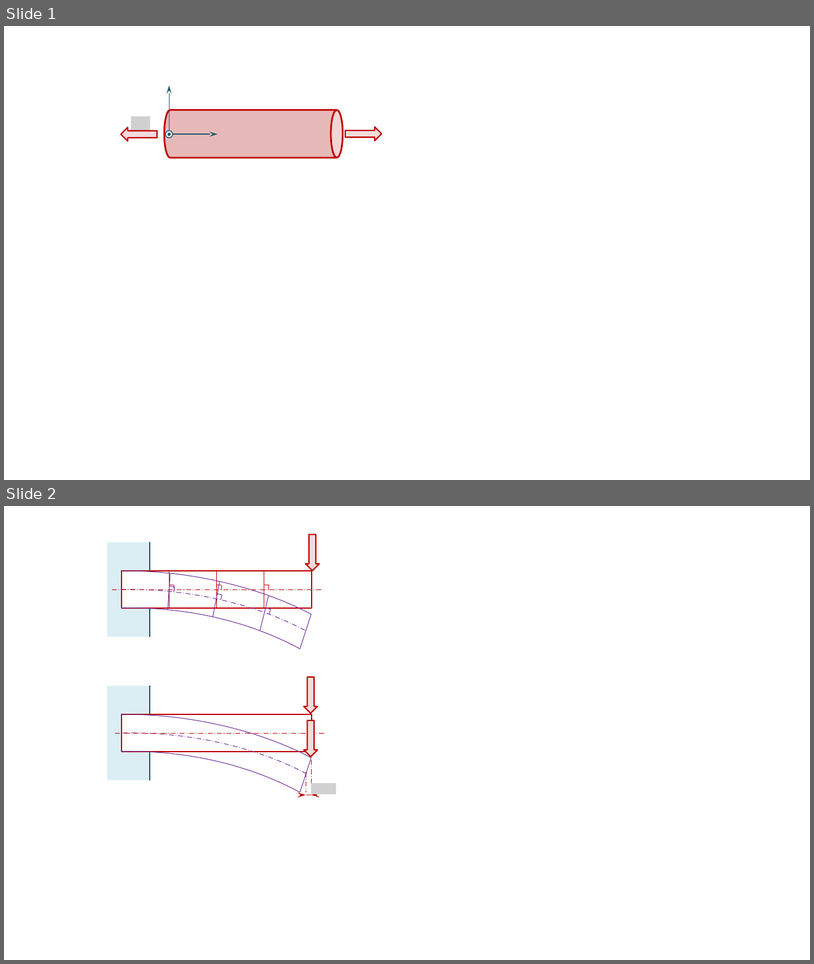
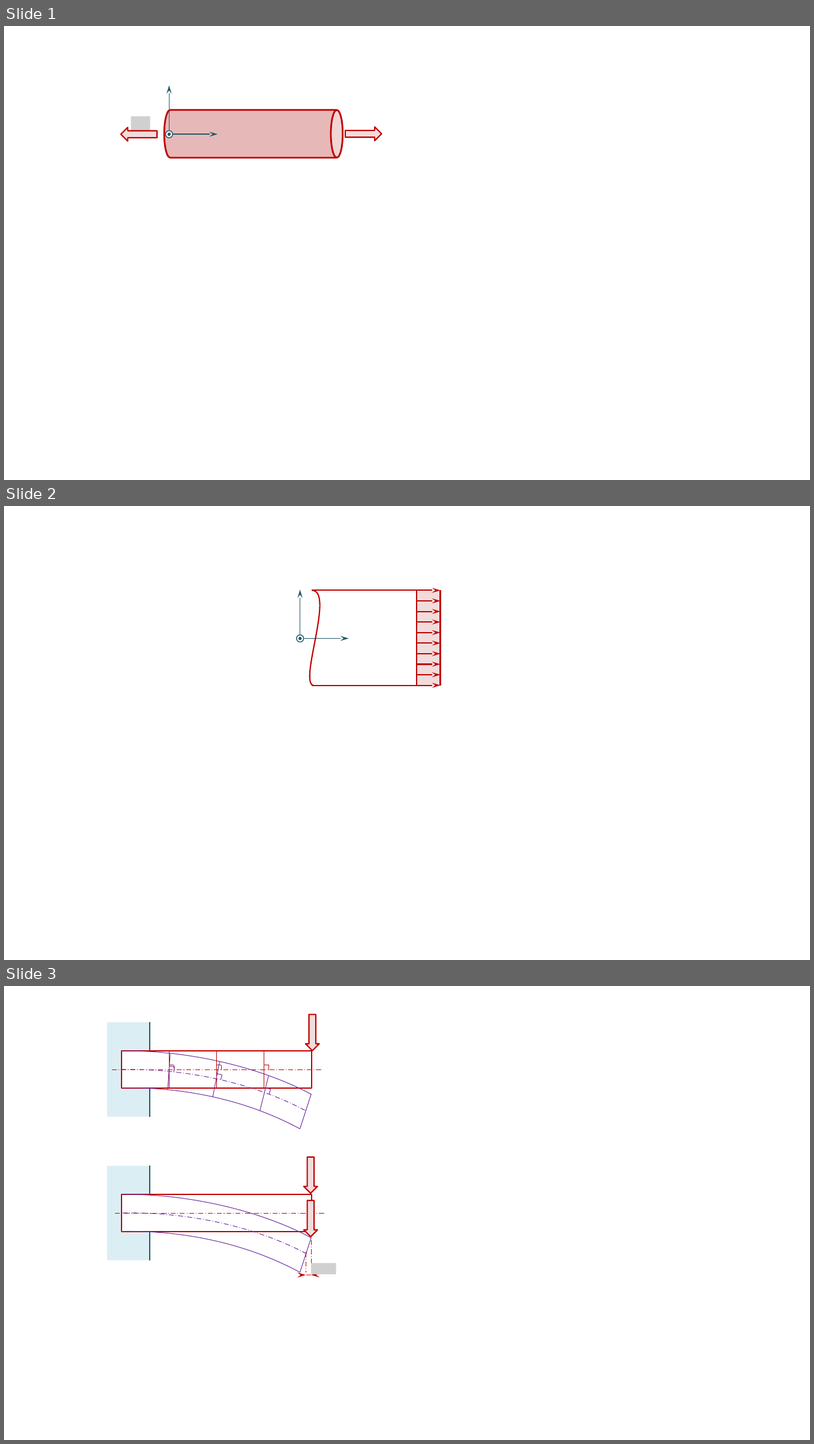
Before and after one commit to xpessoles/08_Etude_Deformation_Produits_Analyser_Modeliser_Resoudre, a slide deck: 02_TractionCompression/Fiche/images/Figures.pptx. Shown one above the other, each under a label of ours: slides 1 and 2 before the commit, slides 1, 2 and 3 after it. The pictures are 814x964 and 814x1444 pixels, drawn with LibreOffice and Linux fonts; fonts in the diff are those of the drawing; grey boxes stand for pictures; background and template pictures are left out. Boxes give left, top, right and bottom in pixels: in the first picture for what was removed or moved away, otherwise in the second. Text is boxed around its words. In the diff, an @@ line names an element or a change of style, - is before the commit and + after.

```diff
--- a/02_TractionCompression/Fiche/images/Figures.pptx
+++ b/02_TractionCompression/Fiche/images/Figures.pptx
@@ slide 2 added at (4, 506, 810, 960), background #FFFFFF @@
@@ freeform shape added at (310, 590, 320, 685), outline #C00000 1.5 pt @@
@@ line added from (312, 590) to (417, 590), #C00000 1.5 pt @@
@@ rectangle added at (417, 591, 440, 685), fill #F2DCDB @@
@@ line added from (417, 685) to (417, 590), #C00000 1.5 pt @@
@@ arrow added from (417, 590) to (441, 590), #C00000 1.5 pt @@
@@ line added from (441, 685) to (441, 590), #C00000 1.5 pt @@
@@ arrow added from (417, 601) to (441, 601), #C00000 1.5 pt @@
@@ arrow added from (417, 611) to (441, 611), #C00000 1.5 pt @@
@@ arrow added from (417, 622) to (441, 622), #C00000 1.5 pt @@
@@ group added at (297, 589, 349, 642): 2 arrows, 2 ellipses @@
@@ arrow added from (417, 633) to (441, 633), #C00000 1.5 pt @@
@@ arrow added from (417, 643) to (441, 643), #C00000 1.5 pt @@
@@ arrow added from (417, 654) to (441, 654), #C00000 1.5 pt @@
@@ arrow added from (417, 664) to (441, 664), #C00000 1.5 pt @@
@@ line added from (312, 685) to (417, 685), #C00000 1.5 pt @@
@@ arrow added from (417, 675) to (441, 675), #C00000 1.5 pt @@
@@ arrow added from (417, 685) to (441, 685), #C00000 1.5 pt @@
@@ what was slide 2 is now slide 3 @@
```
Also in this commit, not shown: 2 other files.
